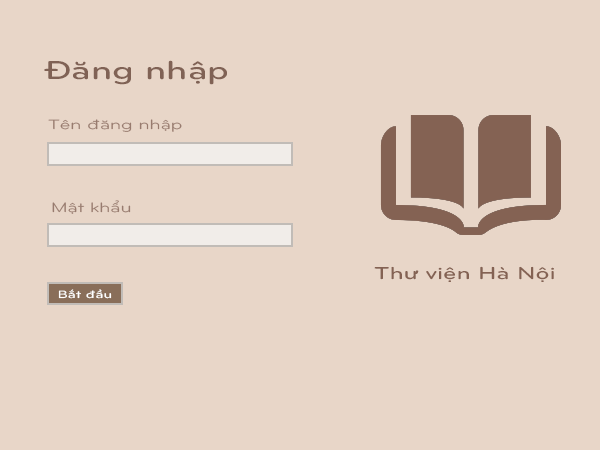
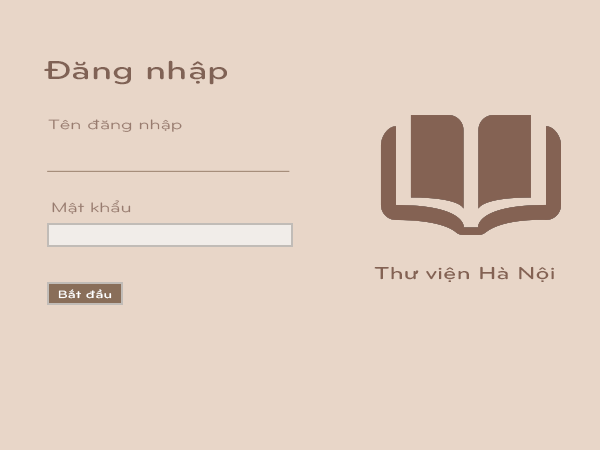
Revision of a layered 600×450 image; what changed, layer by layer:
removed layer "login" over [47, 142, 293, 166]
added layer "text" above "Layer 1" over [47, 170, 290, 172]
